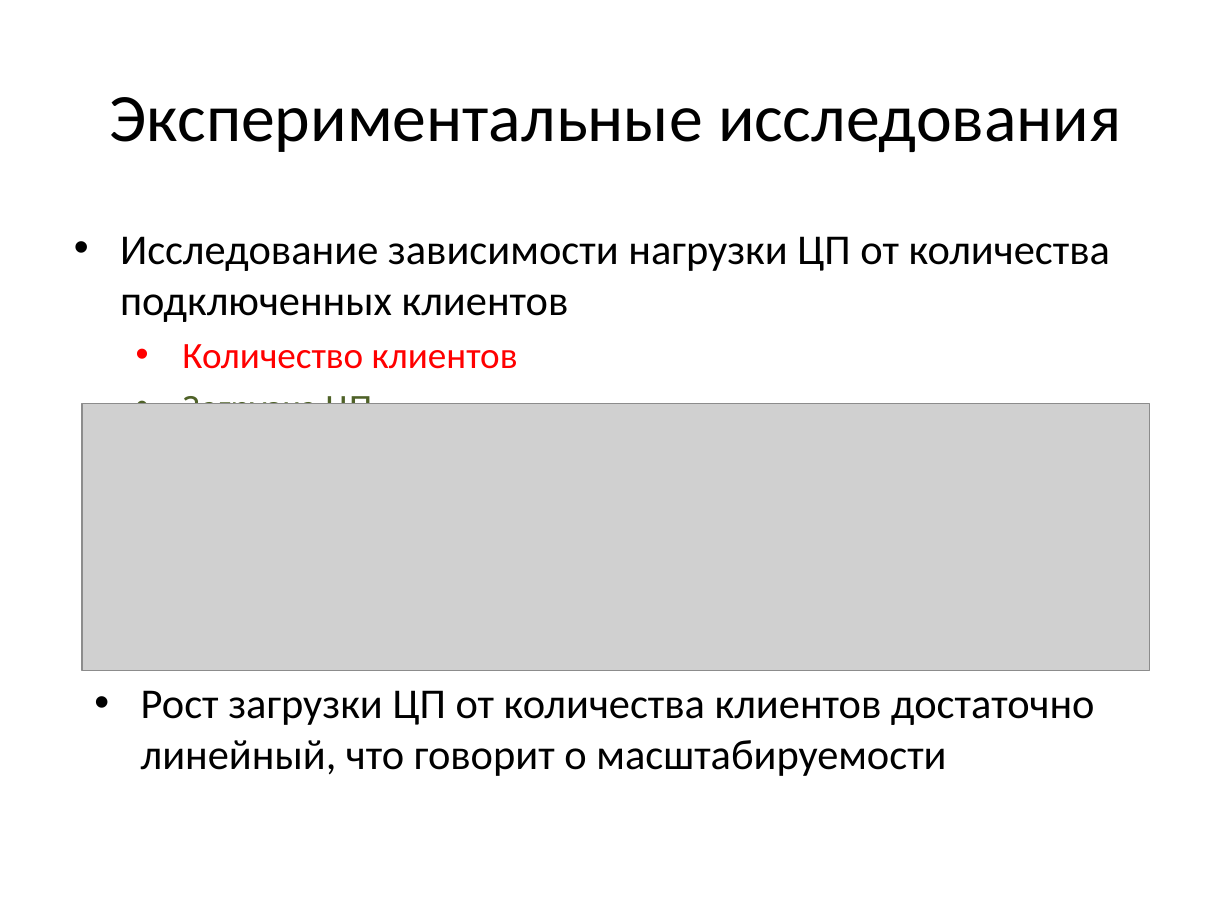
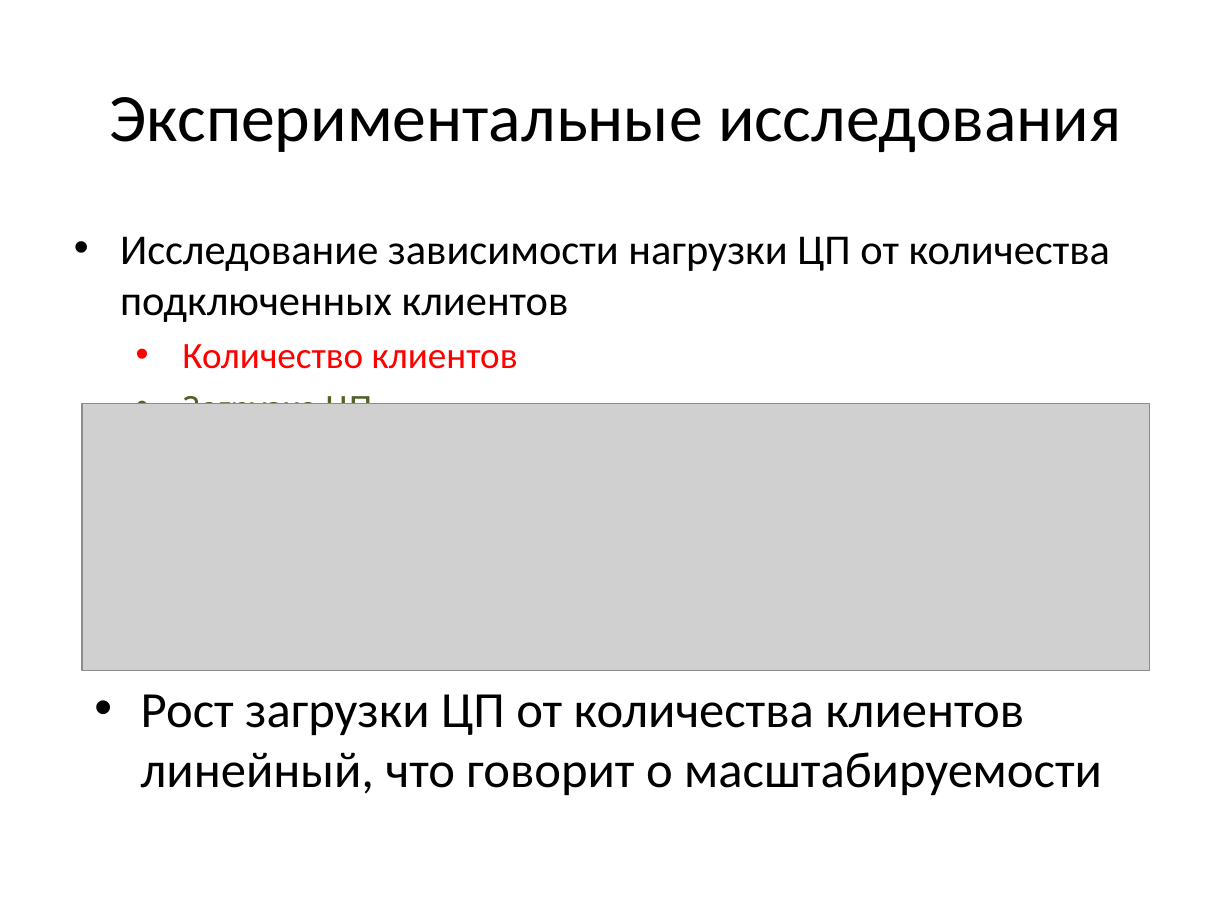
Before and after one commit to Oksert/Diplom_text, a slide deck: slide 19 of Треско_презентация.pptx (slide 18 before the commit). Drawn at 1232x924 pixels with LibreOffice and Linux fonts; fonts in the diff are those of the drawing; grey boxes stand for pictures. Boxes give left, top, right and bottom in pixels: in the first picture for what was removed or moved away, otherwise in the second. Text is boxed around its words. In the diff, an @@ line names an element or a change of style, - is before the commit and + after.

```diff
--- a/Треско_презентация.pptx
+++ b/Треско_презентация.pptx
@@ text at (141, 694, 1102, 795): text changed; size 24.8 to 29.6 pt @@
-• Рост загрузки ЦП от количества клиентов достаточно линейный, что говорит о масштабируемости
+• Рост загрузки ЦП от количества клиентов линейный, что говорит о масштабируемости
```
Also in this commit, not shown: 11 other slides changed, 2 slides added, 1 slide removed, 9 other files.
